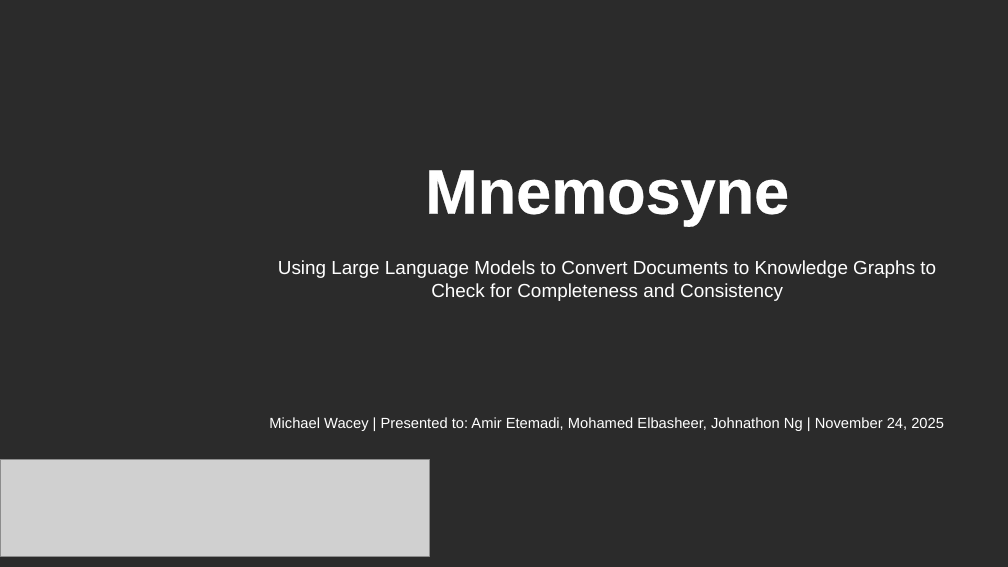
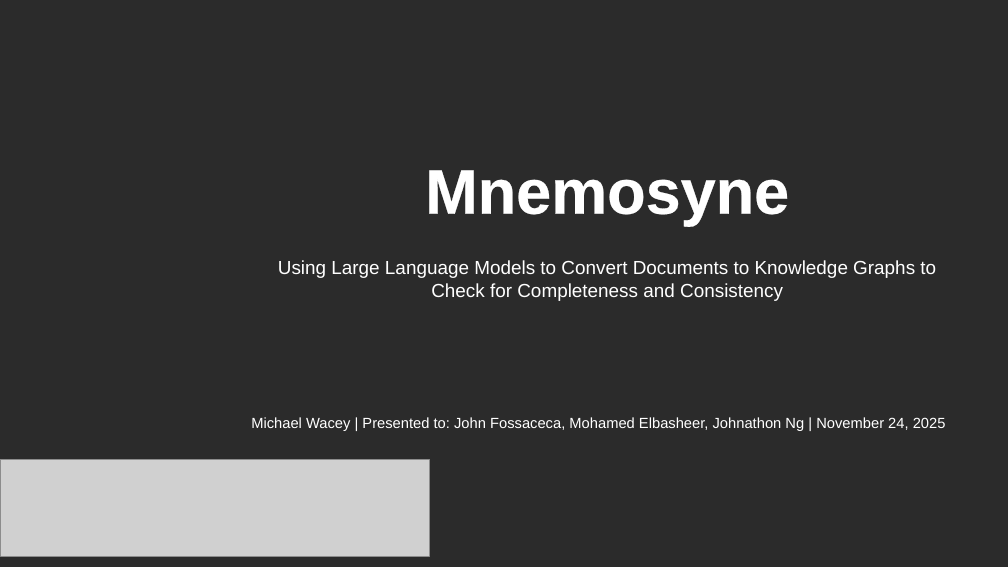
Before and after one commit to OwlSaver/GWU, a slide deck: slide 1 of Praxis/Defense/Wacey Praxis Defense.pptx. Drawn at 1008x567 pixels with LibreOffice and Linux fonts; fonts in the diff are those of the drawing; grey boxes stand for pictures; background and template pictures are left out; a plain dark background stands for a picture behind light text. Boxes give left, top, right and bottom in pixels: in the first picture for what was removed or moved away, otherwise in the second. Text is boxed around its words. In the diff, an @@ line names an element or a change of style, - is before the commit and + after.

```diff
--- a/Praxis/Defense/Wacey Praxis Defense.pptx
+++ b/Praxis/Defense/Wacey Praxis Defense.pptx
@@ text at (x1=251, y1=417, x2=946, y2=431): text changed @@
-Michael Wacey | Presented to: Amir Etemadi, Mohamed Elbasheer, Johnathon Ng | November 24, 2025
+Michael Wacey | Presented to: John Fossaceca, Mohamed Elbasheer, Johnathon Ng | November 24, 2025
```
Also in this commit, not shown: 13 other files.
